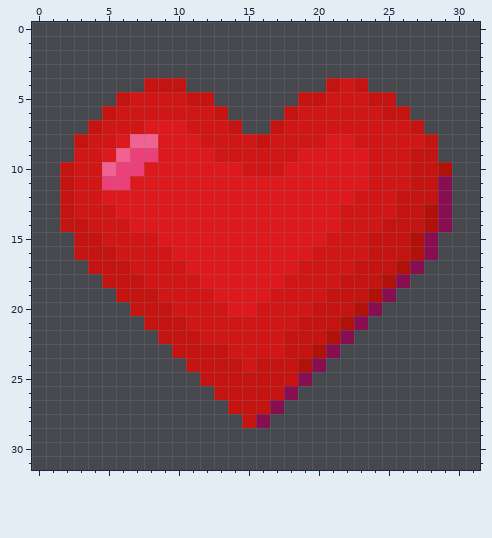
A pixel-art sprite gets an edit: res/heart.png. Above is the file before it was changed.
The file is 32x32 pixels.
Now the later version:
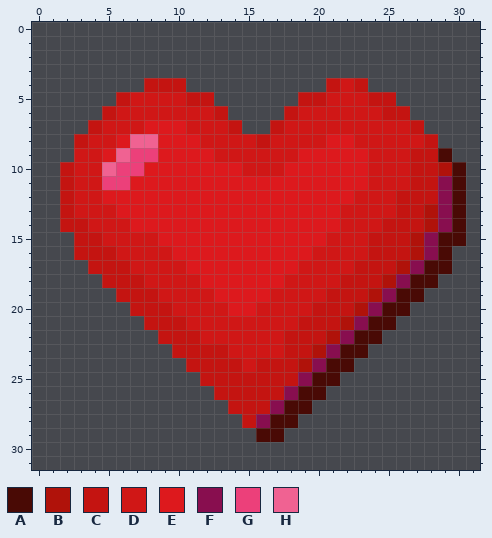
Palette (. is transparent): A #490a05  B #b0120a  C #c41411  D #d01716  E #dd191d  F #880e4f  G #ec407a  H #f06292
Edits made:
y 9: x 29 . -> A
y 10..14: x 30 . -> A
y 15: x 29..30 .. -> AA
y 16: x 29 . -> A
y 17: x 28..29 .. -> AA
y 18: x 27..28 .. -> AA
y 19: x 26..27 .. -> AA
y 20: x 25..26 .. -> AA
y 21: x 24..25 .. -> AA
y 22: x 23..24 .. -> AA
y 23: x 22..23 .. -> AA
y 24: x 21..22 .. -> AA
y 25: x 20..21 .. -> AA
y 26: x 19..20 .. -> AA
y 27: x 18..19 .. -> AA
y 28: x 17..18 .. -> AA
y 29: x 16..17 .. -> AA
